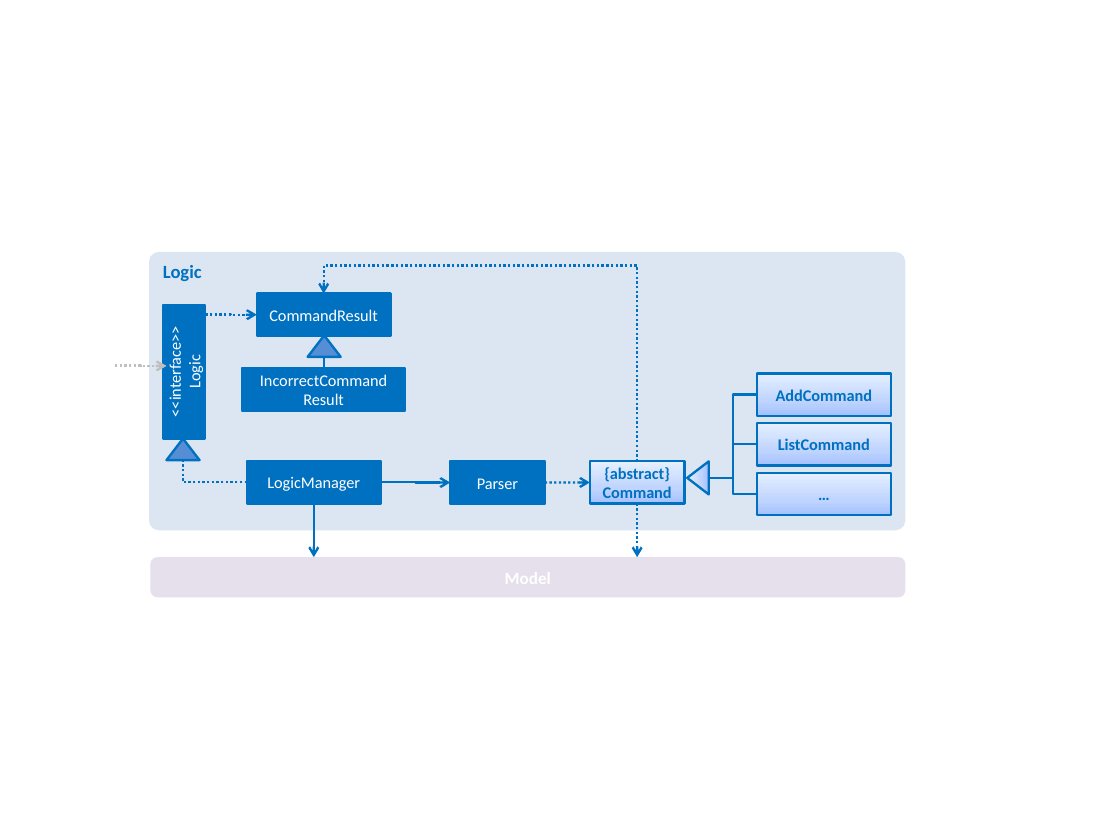
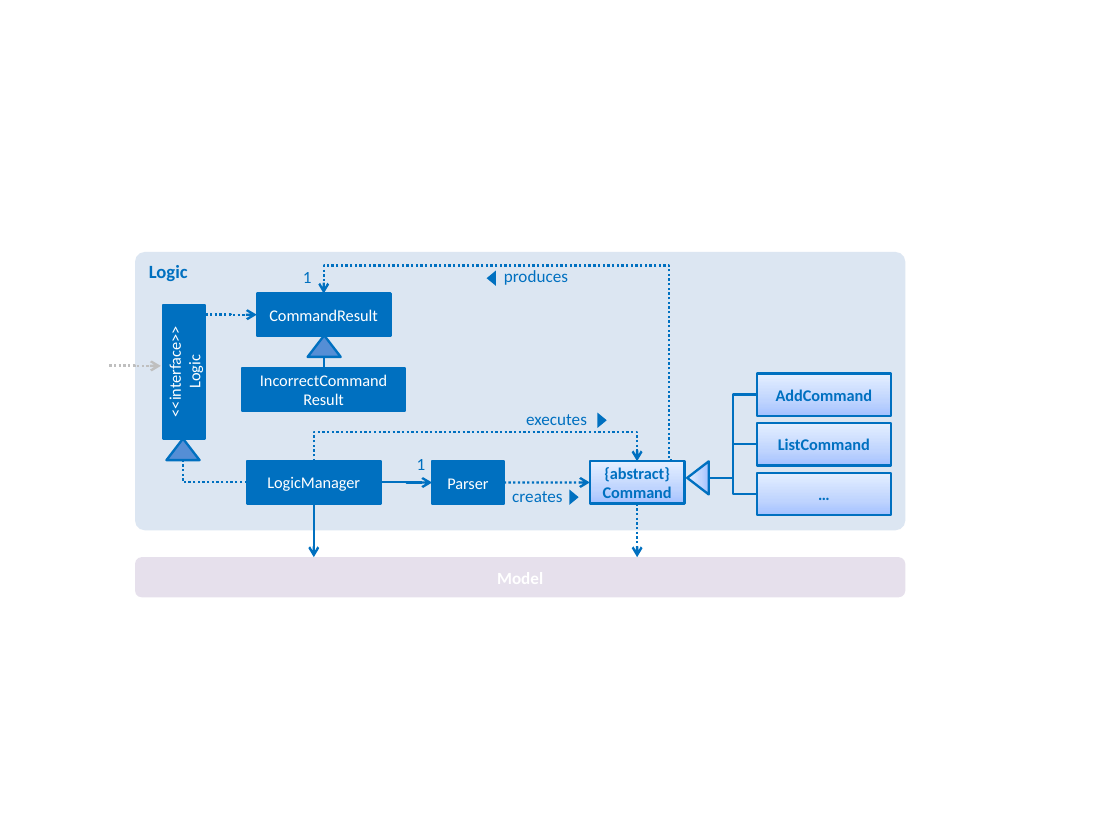
Before and after one commit to se-edu/addressbook-level4, a slide deck: slide 5 of docs/diagrams/Diagrams.pptx. Drawn at 1120x840 pixels with LibreOffice and Linux fonts; fonts in the diff are those of the drawing. Boxes give left, top, right and bottom in pixels: in the first picture for what was removed or moved away, otherwise in the second. Text is boxed around its words. In the diff, an @@ line names an element or a change of style, - is before the commit and + after.

```diff
--- a/docs/diagrams/Diagrams.pptx
+++ b/docs/diagrams/Diagrams.pptx
@@ rounded rectangle "Logic": place and size @@
-rounded rectangle "Logic" at [149,252,905,530]
+rounded rectangle "Logic" at [136,252,906,530]
@@ elbow arrow moved from (637, 461) - (324, 293) to (672, 460) - (324, 293) @@
@@ text added at [303,272,312,283], 11 pt, text #0070C0 @@
+1
@@ triangle added at [487,270,496,286], fill #0070C0 @@
@@ text added at [504,270,568,285], 11 pt, text #0070C0 @@
+produces
@@ elbow arrow moved from (115, 365) - (167, 366) to (110, 365) - (161, 366) @@
@@ text added at [526,414,587,425], 11 pt, text #0070C0 @@
+executes
@@ triangle added at [598,412,607,428], fill #0070C0 @@
@@ elbow arrow added from (314, 461) to (637, 461), #0070C0 1.5 pt dashed @@
@@ text added at [417,459,426,470], 11 pt, text #0070C0 @@
+1
@@ rectangle "Parser": place and size @@
-rectangle "Parser" at [450,461,544,504]
+rectangle "Parser" at [432,461,504,504]
@@ elbow arrow moved from (381, 483) - (450, 483) to (381, 483) - (432, 483) @@
@@ arrow moved from (544, 483) - (590, 483) to (504, 483) - (590, 483) @@
@@ text added at [512,491,562,502], 11 pt, text #0070C0 @@
+creates
@@ triangle added at [570,489,579,505], fill #0070C0 @@
@@ rounded rectangle: place and size @@
-rounded rectangle at [150,557,905,597]
+rounded rectangle at [136,557,906,597]
```
Also in this commit, not shown: 1 other slide changed, 1 other file.
